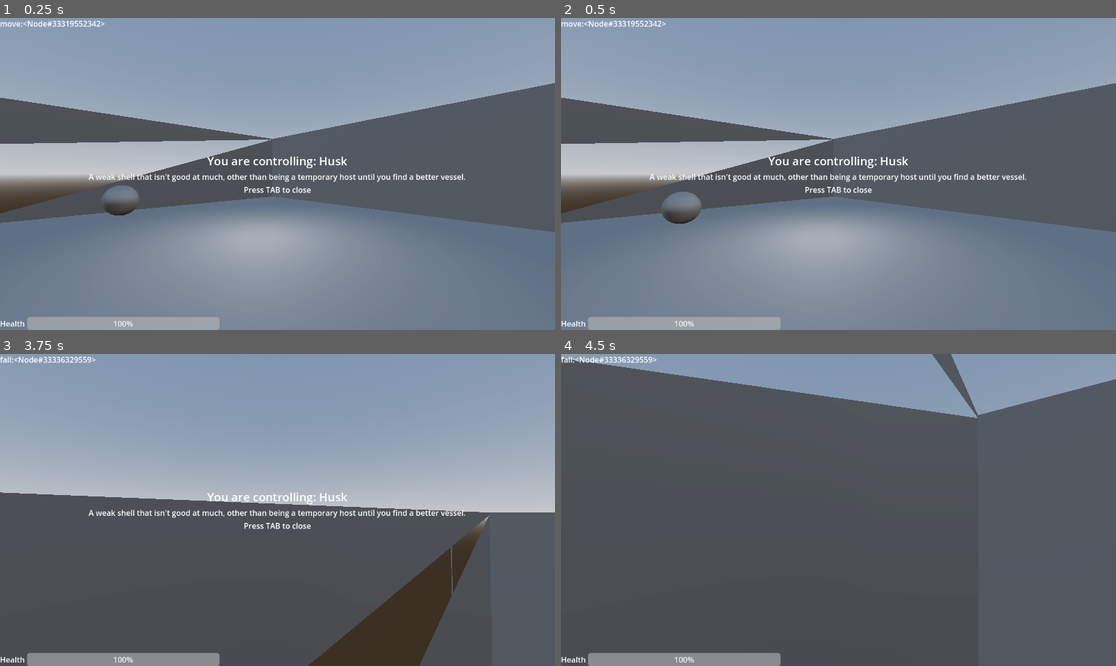
Above: before the commit, frames 1-4 (two rows, left to right).
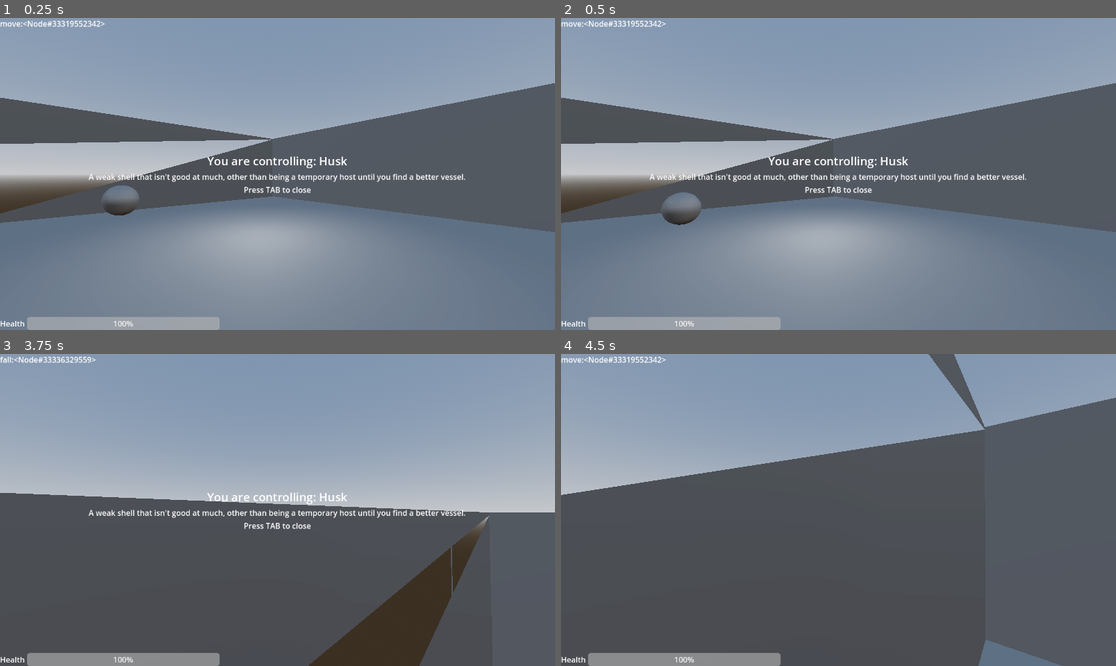
Above: after the commit, the same moments.

Repository: city-high-rider/soulswap
Game: Godot game, scene res://test_level.tscn
Two runs of this game, one before a commit and one after it. Both use one fixed random seed, a clock stepped at 60 frames per second and the inputs below.
Inputs (mouse positions are in pixels of both pictures, inside the frame that each line leads up to):
- Up to frame 1 (0.25 s): no input
- Up to frame 2 (0.5 s): no input
- Up to frame 3 (3.75 s): move the mouse to (271, 516) at 0.52 s; hold W (forward) 0.53-2.78 s; tap F (possess) at 0.6, 2.1, 3.6 s; tap Space (jump) at 0.77, 1.52, 3.02 s; move the mouse to (316, 513) at 1.27 s; tap Tab (toggle_info) at 1.35, 2.85 s; move the mouse to (233, 506) at 2.02 s; tap Enter at 2.75 s; move the mouse to (283, 510) at 2.77 s; hold A (left) 2.78-3.53 s; move the mouse to (255, 503) at 3.52 s; hold W (forward) from 3.53 s (still down)
- Up to frame 4 (4.5 s): keep holding W (forward); tap Space (jump) at 3.77 s; move the mouse to (866, 510) at 4.27 s; tap Tab (toggle_info) at 4.35 s

Frame 1 is identical in both runs. In frame 2, less than 0.1% of the frame differs, in the area x 18-26%, y 55-67%; in frame 3, less than 0.1%; in frame 4, 20%, in the area x 0-100%, y 0-100%.

Commit message:
change roller hitbox to sphere

Diff:
--- a/ghosts/Pursue.gd
+++ b/ghosts/Pursue.gd
@@ -14,5 +14,6 @@
 	var next_velocity : Vector3 = (next_location - current_location) * user.global_transform.basis.inverse()
 	user.input_direction = Vector2(-next_velocity.x, next_velocity.z).normalized()
 
+
 func _on_target_update_timer_timeout():
 	nav_agent.set_target_position(target.global_transform.origin)
--- a/roller_body.tscn
+++ b/roller_body.tscn
@@ -12,8 +12,7 @@
 [ext_resource type="PackedScene" uid="uid://clsubmog0dnfk" path="res://components/UI/body_information.tscn" id="7_yux01"]
 [ext_resource type="Script" path="res://components/states/Label.gd" id="11_2adfa"]
 
-[sub_resource type="CylinderShape3D" id="CylinderShape3D_tn2w1"]
-height = 1.05027
+[sub_resource type="SphereShape3D" id="SphereShape3D_0uvj3"]
 
 [sub_resource type="SphereMesh" id="SphereMesh_wy4oy"]
 
@@ -25,7 +24,7 @@
 UI = NodePath("PlayerUI")
 
 [node name="Hitbox" type="CollisionShape3D" parent="." node_paths=PackedStringArray("health_component")]
-shape = SubResource("CylinderShape3D_tn2w1")
+shape = SubResource("SphereShape3D_0uvj3")
 script = ExtResource("2_dg4nn")
 health_component = NodePath("../HealthComponent")
 
